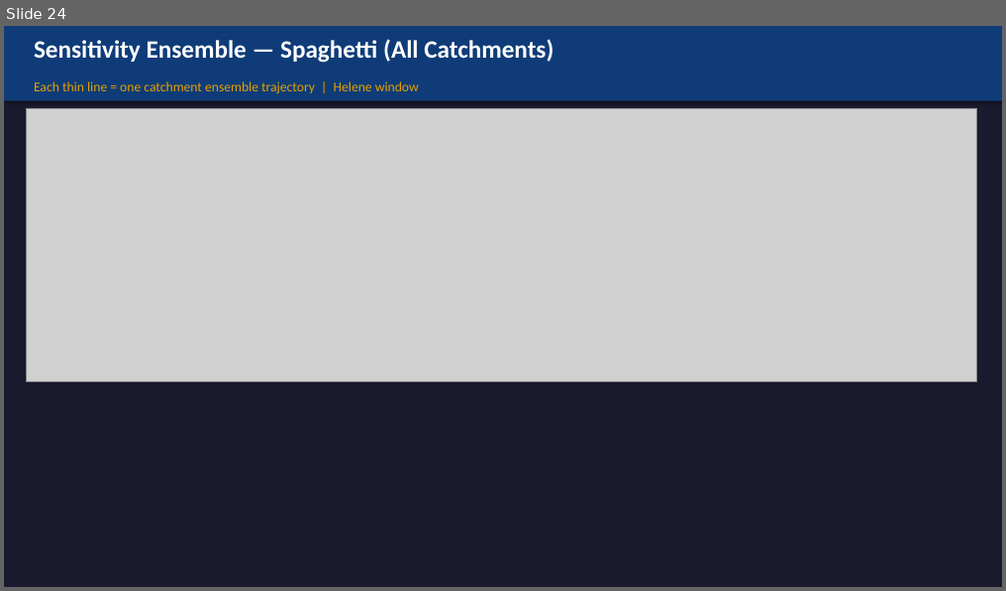
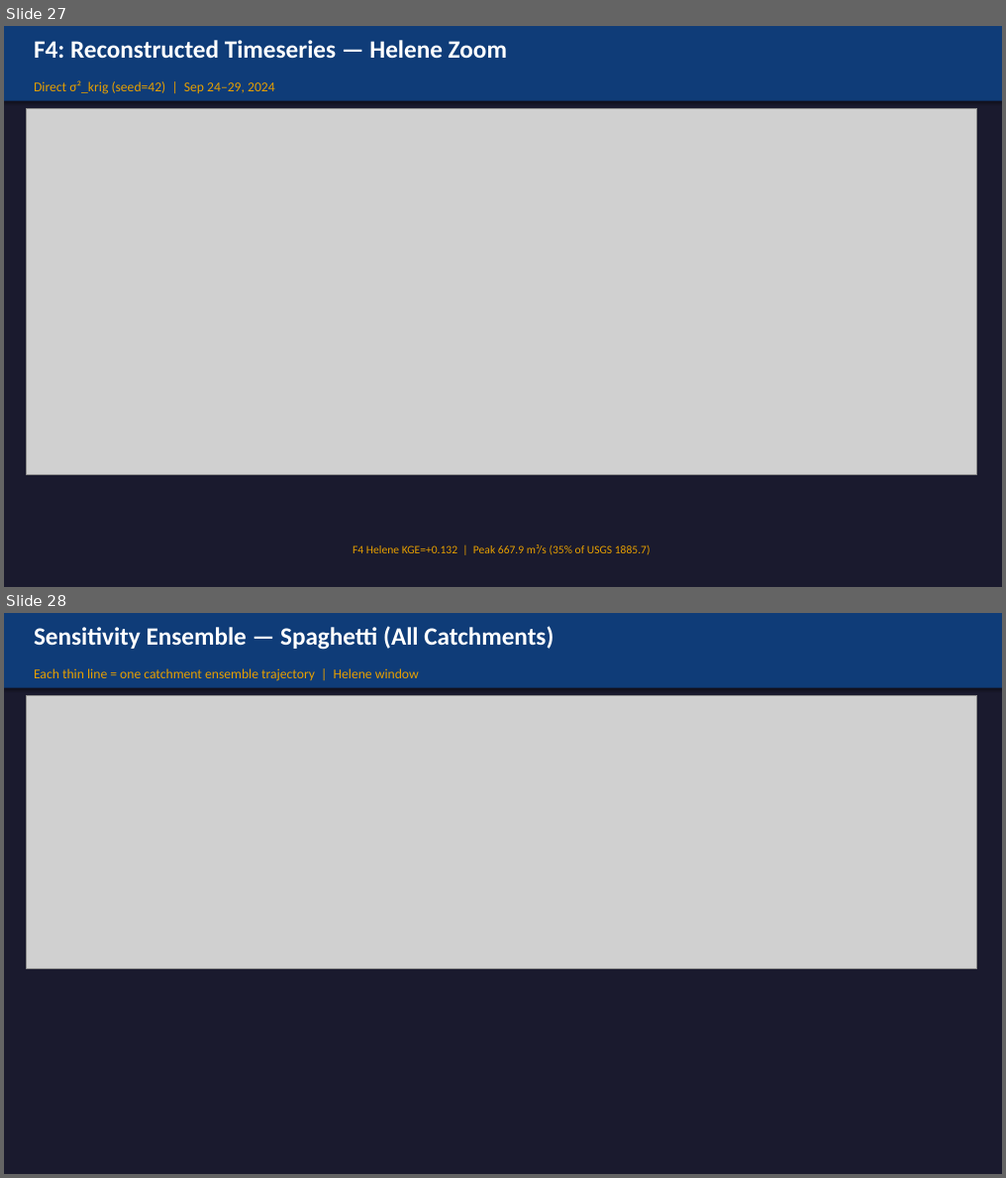
Before and after one commit to DualEarth/cfe_DA_bmi, a slide deck: da_methods/helene_da_results.pptx. Shown one above the other, each under a label of ours: slide 24 before the commit, slides 27 and 28 after it. The pictures are 1006x591 and 1006x1178 pixels, drawn with LibreOffice and Linux fonts; fonts in the diff are those of the drawing; grey boxes stand for pictures. Boxes give left, top, right and bottom in pixels: in the first picture for what was removed or moved away, otherwise in the second. Text is boxed around its words. In the diff, an @@ line names an element or a change of style, - is before the commit and + after.

```diff
--- a/da_methods/helene_da_results.pptx
+++ b/da_methods/helene_da_results.pptx
@@ slide 27 added at box(4, 26, 1002, 587), background #1A1A2E @@
@@ rectangle added at box(4, 26, 1002, 101), fill #0F3C78 @@
@@ text added at box(34, 40, 507, 58), 24 pt, text #FFFFFF, bold @@
+F4: Reconstructed Timeseries — Helene Zoom
@@ text added at box(34, 80, 275, 94), 13 pt, text #E69F00 @@
+Direct σ²_krig (seed=42) | Sep 24–29, 2024
@@ picture added at box(27, 108, 977, 474) @@
@@ text added at box(352, 545, 650, 555), 11 pt, text #E69F00 @@
+F4 Helene KGE=+0.132 | Peak 667.9 m³/s (35% of USGS 1885.7)
@@ what was slide 24 is now slide 28 @@
```
Also in this commit, not shown: 3 other slides added, 6 other files.
